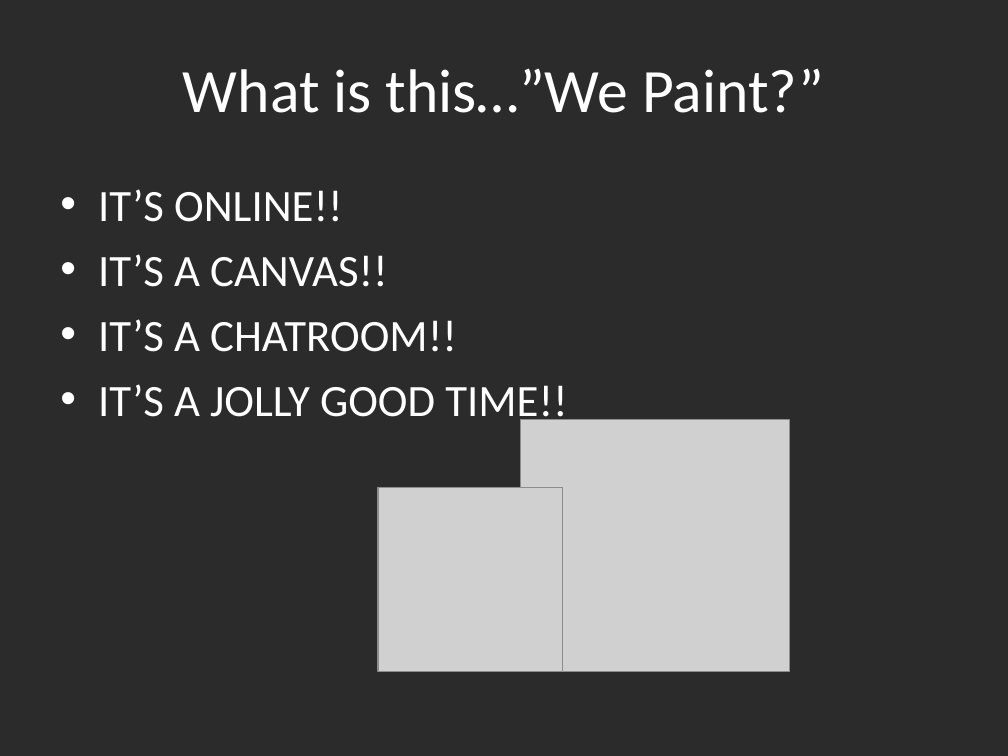
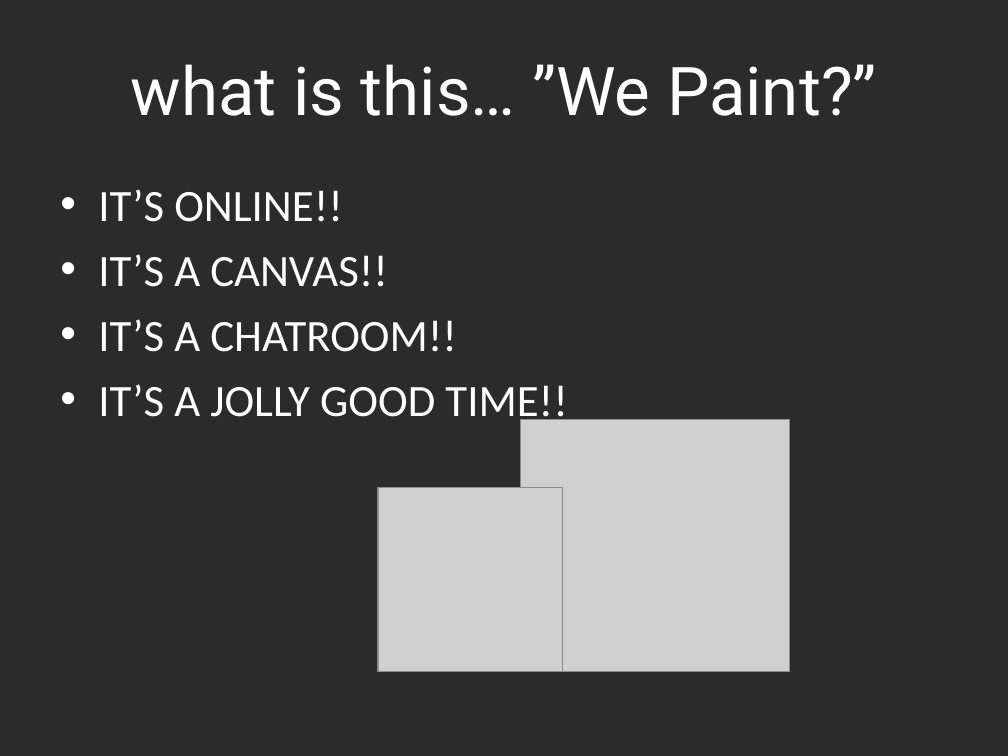
Before and after one commit to charlesmadere/Jiminy-Cricket, a slide deck: slide 3 of documents/Final Presentation.ppt. Drawn at 1008x756 pixels with LibreOffice and Linux fonts; fonts in the diff are those of the drawing; grey boxes stand for pictures; background and template pictures are left out; a plain dark background stands for a picture behind light text. Boxes give left, top, right and bottom in pixels: in the first picture for what was removed or moved away, otherwise in the second. Text is boxed around its words. In the diff, an @@ line names an element or a change of style, - is before the commit and + after.

```diff
--- a/documents/Final Presentation.ppt
+++ b/documents/Final Presentation.ppt
@@ title at [131,64,877,116]: text changed; size 44 to 48 pt; font Calibri to Roboto @@
-What is this…”We Paint?”
+what is this… ”We Paint?”
```
Also in this commit, not shown: 6 other slides changed, 3 other files.
